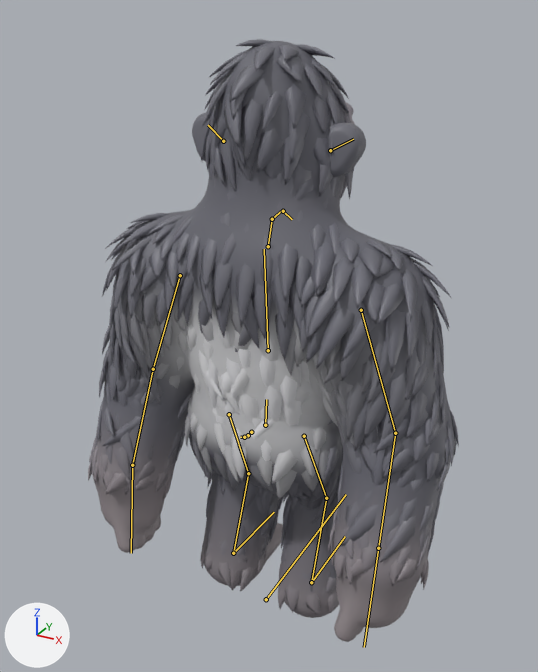
Two versions of the glTF model game/art/models/mountain_gorilla.glb, one commit apart.
Camera for both pictures: a 50 mm lens placed at (0.695, -1.249, 1.273), pointed at (-0.062, 0.127, 0.584). Arrows for +X, +Y and +Z are at lower left; the lights stay in place. The older version comes first. Both versions are drawn at frame 17 of the action 'victory'; the numbers are the values there. The bones that bend it are drawn over the model as lines.

The first picture shows 'mountain_gorilla_movie'.
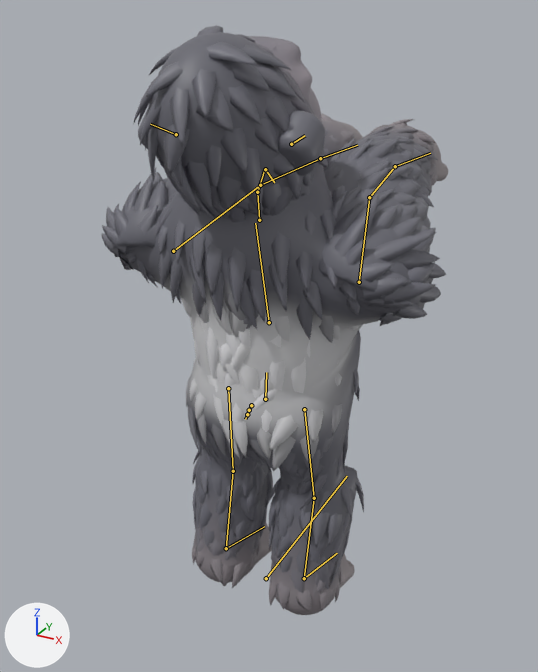
Location of each change, (x1, y1, x2, y2) in pixels of the pictures (538 x 672 px):
'mountain_gorilla_movie', posed (6% narrower)
    before: (88, 39, 459, 642)
    after: (101, 25, 448, 615)
bone 'root', root to tip
    before: (266, 599) to (346, 494)
    after: (266, 578) to (347, 476)
bone 'chest', root to tip
    before: (268, 350) to (264, 249)
    after: (269, 322) to (255, 223)
bone 'neck', root to tip
    before: (268, 246) to (272, 219)
    after: (259, 220) to (257, 192)
bone 'head', root to tip
    before: (272, 219) to (283, 209)
    after: (257, 192) to (265, 168)
bone 'jaw', root to tip
    before: (283, 211) to (292, 219)
    after: (265, 169) to (274, 182)
bone 'ear.L', root to tip
    before: (223, 141) to (208, 125)
    after: (176, 134) to (150, 124)
bone 'ear.R', root to tip
    before: (330, 150) to (353, 139)
    after: (291, 144) to (305, 135)
bone 'fl_upper.L', root to tip
    before: (180, 275) to (153, 369)
    after: (173, 251) to (260, 185)
bone 'fl_lower.L', root to tip
    before: (153, 369) to (132, 465)
    after: (260, 185) to (320, 158)
bone 'fl_foot.L', root to tip
    before: (132, 465) to (131, 553)
    after: (320, 158) to (357, 145)
bone 'fl_upper.R', root to tip
    before: (361, 310) to (395, 433)
    after: (359, 282) to (369, 197)
bone 'fl_lower.R', root to tip
    before: (395, 433) to (378, 548)
    after: (369, 197) to (395, 166)
bone 'fl_foot.R', root to tip
    before: (378, 548) to (364, 647)
    after: (395, 166) to (430, 153)
bone 'tail1', root to tip
    before: (251, 432) to (248, 435)
    after: (251, 405) to (249, 410)
bone 'tail2', root to tip
    before: (248, 435) to (244, 437)
    after: (249, 410) to (247, 414)
bone 'hl_upper.L', root to tip
    before: (229, 414) to (248, 473)
    after: (228, 388) to (233, 471)
bone 'hl_lower.L', root to tip
    before: (248, 473) to (233, 553)
    after: (233, 471) to (226, 548)
bone 'hl_foot.L', root to tip
    before: (233, 553) to (274, 512)
    after: (226, 548) to (264, 526)
bone 'hl_upper.R', root to tip
    before: (304, 436) to (326, 498)
    after: (304, 409) to (314, 498)
bone 'hl_lower.R', root to tip
    before: (326, 498) to (311, 582)
    after: (314, 498) to (304, 578)
bone 'hl_foot.R', root to tip
    before: (311, 582) to (345, 536)
    after: (304, 578) to (337, 553)

The change in detail:
Bone 'root' (bone_root) moves from (0.0, 0.0, -0.065) to (0.0, 0.0, 0.0).
Bone 'chest' (bone_chest) turns from (0, 0, 0) to (9, 0, 1) degrees about its own x, y and z.
Bone 'neck' (bone_neck) turns from (-3, 0, 0) to (10, 0, 0) degrees about its own x, y and z.
Bone 'head' (bone_head) turns from (-2, 0, 0) to (20, 0, 0) degrees about its own x, y and z.
Bone 'jaw' (bone_jaw) turns from (0, 0, 0) to (-52, 0, 0) degrees about its own x, y and z.
Bone 'ear.L' (bone_ear_l) turns from (-11, 0, 7) to (0, 0, 0) degrees about its own x, y and z.
Bone 'ear.R' (bone_ear_r) turns from (-11, 0, -12) to (0, 0, 0) degrees about its own x, y and z.
Bone 'fl_upper.L' (bone_fl_upper_l) turns from (-11, 0, 0) to (110, 0, 53) degrees about its own x, y and z.
Bone 'fl_lower.L' (bone_fl_lower_l) turns from (-22, 0, 0) to (-14, 0, 0) degrees about its own x, y and z.
Bone 'fl_foot.L' (bone_fl_foot_l) turns from (0, 0, 0) to (-23, 0, 0) degrees about its own x, y and z.
Bone 'fl_upper.R' (bone_fl_upper_r) turns from (-11, 0, 0) to (108, 0, -53) degrees about its own x, y and z.
Bone 'fl_lower.R' (bone_fl_lower_r) turns from (-22, 0, 0) to (-14, 0, 0) degrees about its own x, y and z.
Bone 'fl_foot.R' (bone_fl_foot_r) turns from (0, 0, 0) to (-23, 0, 0) degrees about its own x, y and z.
Bone 'tail1' (bone_tail1) turns from (-20, 0, 12) to (0, 0, 0) degrees about its own x, y and z.
Bone 'tail2' (bone_tail2) turns from (-20, 0, 11) to (0, 0, 0) degrees about its own x, y and z.
Bone 'hl_upper.L' (bone_hl_upper_l) turns from (17, 0, 0) to (0, 0, 0) degrees about its own x, y and z.
Bone 'hl_lower.L' (bone_hl_lower_l) turns from (-28, 0, 0) to (0, 0, 0) degrees about its own x, y and z.
Bone 'hl_foot.L' (bone_hl_foot_l) turns from (28, 0, 0) to (0, 0, 0) degrees about its own x, y and z.
Bone 'hl_upper.R' (bone_hl_upper_r) turns from (17, 0, 0) to (0, 0, 0) degrees about its own x, y and z.
Bone 'hl_lower.R' (bone_hl_lower_r) turns from (-28, 0, 0) to (0, 0, 0) degrees about its own x, y and z.
Bone 'hl_foot.R' (bone_hl_foot_r) turns from (28, 0, 0) to (0, 0, 0) degrees about its own x, y and z.
